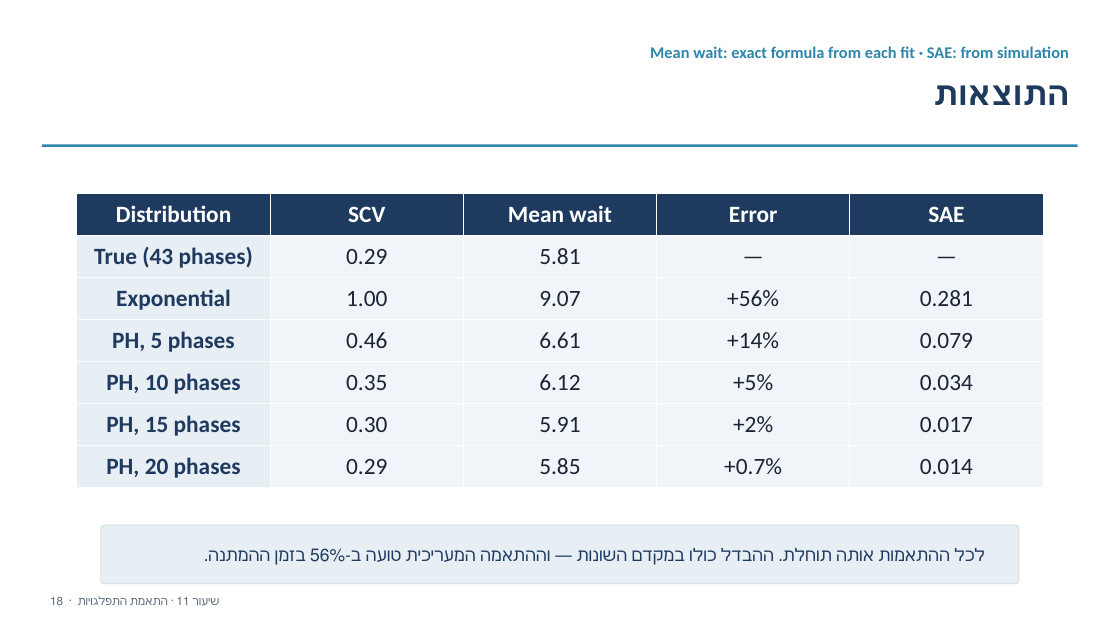
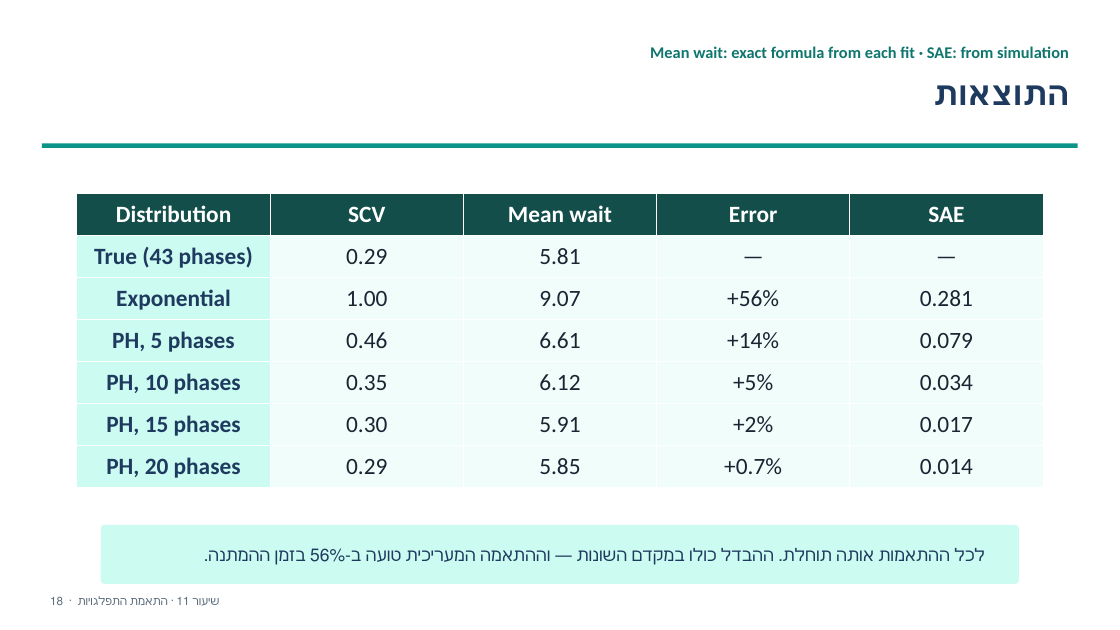
Before and after one commit to eliransher/sim_course, a slide deck: slide 19 of lectures/presentation/notebook_11_dist_fitting.pptx. Drawn at 1120x630 pixels with LibreOffice and Linux fonts; fonts in the diff are those of the drawing. Boxes give left, top, right and bottom in pixels: in the first picture for what was removed or moved away, otherwise in the second. Text is boxed around its words. In the diff, an @@ line names an element or a change of style, - is before the commit and + after.

```diff
--- a/lectures/presentation/notebook_11_dist_fitting.pptx
+++ b/lectures/presentation/notebook_11_dist_fitting.pptx
@@ text "Mean wait: exact formula from ..." at (650,46,1069,58): text colour #2E86AB to #0F766E @@
@@ rectangle at (42,144,1078,149): fill #2E86AB to #0D9488 @@
@@ table at (77,193,1044,487) @@
@@ fill #1F3A5F to #134E4A in row 1 @@
@@ fill #E7EEF4 to #CCFBF1 in 6 cells @@
@@ fill #F1F5F9 to #F0FDFA in 24 cells @@
@@ rounded rectangle at (101,525,1019,584): fill #E7EEF4 to #CCFBF1; outline #D3DDE6 0.75 pt to none @@
```
Also in this commit, not shown: 20 other slides changed, 15 other files.
